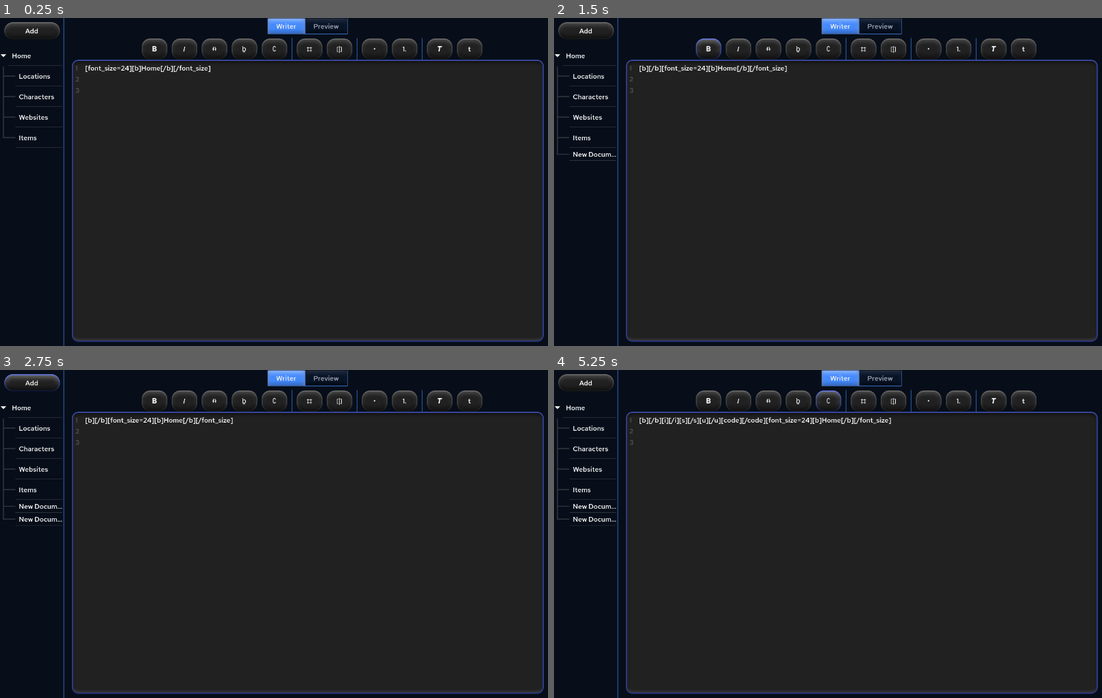
Above: before the commit, frames 1-4 (two rows, left to right).
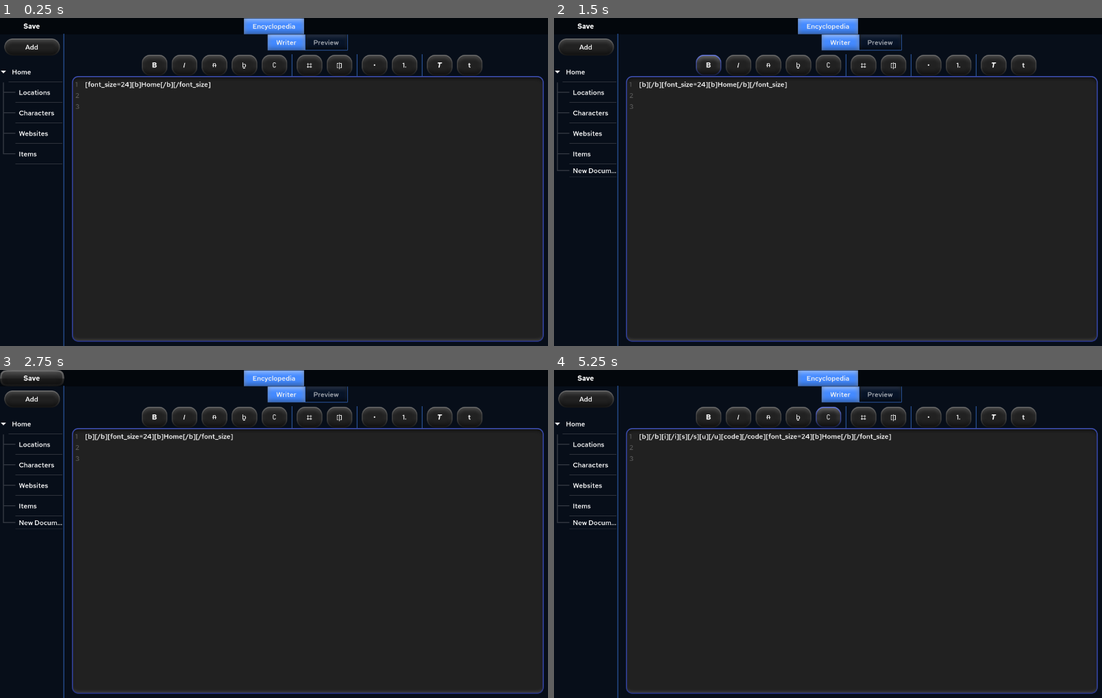
Above: after the commit, the same moments.

Repository: hellory4n/Lole
Game: Godot game, scene res://idk_man/lole_idk.tscn
Two runs of this game, one before a commit and one after it. Both use one fixed random seed, a clock stepped at 60 frames per second and the inputs below. Before the commit the project starts from res://lole_idk/lole.tscn.
Inputs (mouse positions are in pixels of both pictures, inside the frame that each line leads up to):
- Up to frame 1 (0.25 s): no input
- Up to frame 2 (1.5 s): click "Add" at 0.5 s; click "B" at 1.25 s
- Up to frame 3 (2.75 s): click (32, 376) at 2 s, where only the run after the commit has a clickable "Save"
- Up to frame 4 (5.25 s): click "I" at 2.75 s; click "ᵰ" at 3.5 s; click "ḇ" at 4.25 s; click "C" at 5 s

The runs differ from the first frame. In frame 1, 7.5% of the frame differs, in the area x 0-100%, y 0-45%; in frame 2, 7.8%; in frame 3, 7.8%; in frame 4, 8.1%, in the area x 0-100%, y 0-48%.

Commit message:
moved some shit around and shit

Diff:
--- a/lole_idk/lole.tscn
+++ b/encyclopedia/encyclopedia.tscn
@@ -1,8 +1,8 @@
 [gd_scene load_steps=5 format=3 uid="uid://dp0e12peffhb5"]
 
-[ext_resource type="Theme" uid="uid://c0bcvkyvqeere" path="res://theme/Theme.tres" id="1_0geqg"]
-[ext_resource type="Script" path="res://lole_idk/document_tree.gd" id="2_u75sb"]
-[ext_resource type="PackedScene" uid="uid://burt5spkb3j1x" path="res://writer/writer.tscn" id="2_wn48o"]
+[ext_resource type="Theme" uid="uid://c0bcvkyvqeere" path="res://theme/Theme.tres" id="1_hcygv"]
+[ext_resource type="Script" path="res://encyclopedia/document_tree.gd" id="2_ki6kt"]
+[ext_resource type="PackedScene" uid="uid://burt5spkb3j1x" path="res://writer/writer.tscn" id="3_p67uv"]
 
 [sub_resource type="StyleBoxFlat" id="StyleBoxFlat_xlmpm"]
 bg_color = Color(0.027451, 0.054902, 0.0980392, 1)
@@ -54,9 +54,9 @@
 anchor_bottom = 1.0
 grow_horizontal = 2
 grow_vertical = 2
-script = ExtResource("2_u75sb")
+script = ExtResource("2_ki6kt")
 content_root = NodePath("../../contnet")
-writer = ExtResource("2_wn48o")
+writer = ExtResource("3_p67uv")
 
 [node name="Button" type="Button" parent="SidebarThingy/fjnjg"]
 custom_minimum_size = Vector2(130, 40)
--- /dev/null
+++ b/idk_man/lole_idk.tscn
@@ -0,0 +1,45 @@
+[gd_scene load_steps=4 format=3 uid="uid://caw6esagfqcue"]
+
+[ext_resource type="Theme" uid="uid://c0bcvkyvqeere" path="res://theme/Theme.tres" id="1_15ovo"]
+[ext_resource type="PackedScene" uid="uid://dp0e12peffhb5" path="res://encyclopedia/encyclopedia.tscn" id="2_qgt1i"]
+
+[sub_resource type="StyleBoxFlat" id="StyleBoxFlat_nxo2u"]
+bg_color = Color(0.0117647, 0.027451, 0.0470588, 1)
+
+[node name="LoleIdk" type="Control"]
+layout_mode = 3
+anchors_preset = 15
+anchor_right = 1.0
+anchor_bottom = 1.0
+grow_horizontal = 2
+grow_vertical = 2
+theme = ExtResource("1_15ovo")
+
+[node name="Panel" type="Panel" parent="."]
+layout_mode = 1
+anchors_preset = 15
+anchor_right = 1.0
+anchor_bottom = 1.0
+grow_horizontal = 2
+grow_vertical = 2
+theme_override_styles/panel = SubResource("StyleBoxFlat_nxo2u")
+
+[node name="Tabs" type="TabContainer" parent="."]
+layout_mode = 1
+anchors_preset = 15
+anchor_right = 1.0
+anchor_bottom = 1.0
+grow_horizontal = 2
+grow_vertical = 2
+tab_alignment = 1
+
+[node name="Encyclopedia" parent="Tabs" instance=ExtResource("2_qgt1i")]
+layout_mode = 2
+
+[node name="Button" type="Button" parent="."]
+custom_minimum_size = Vector2(150, 0)
+layout_mode = 0
+offset_right = 16.0
+offset_bottom = 15.75
+theme_type_variation = &"PanelButton"
+text = "Save"
--- a/project.godot
+++ b/project.godot
@@ -12,7 +12,7 @@
 
 config/name="Lole"
 config/tags=PackedStringArray("shit")
-run/main_scene="res://lole_idk/lole.tscn"
+run/main_scene="res://idk_man/lole_idk.tscn"
 config/use_custom_user_dir=true
 config/custom_user_dir_name="lole"
 config/features=PackedStringArray("4.2", "Mobile")
@@ -22,7 +22,7 @@
 
 [autoload]
 
-Encyclopedia="*res://lole_idk/encyclopedia.gd"
+Encyclopedia="*res://encyclopedia/encyclopedia.gd"
 
 [display]
 
Renamed: lole_idk/document_tree.gd -> encyclopedia/document_tree.gd
Renamed: lole_idk/encyclopedia.gd -> encyclopedia/encyclopedia.gd
Not shown: 1 places in encyclopedia/encyclopedia.tscn that only renumber resources
